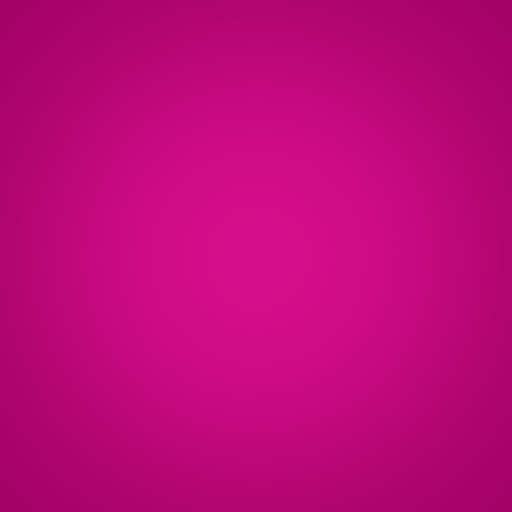
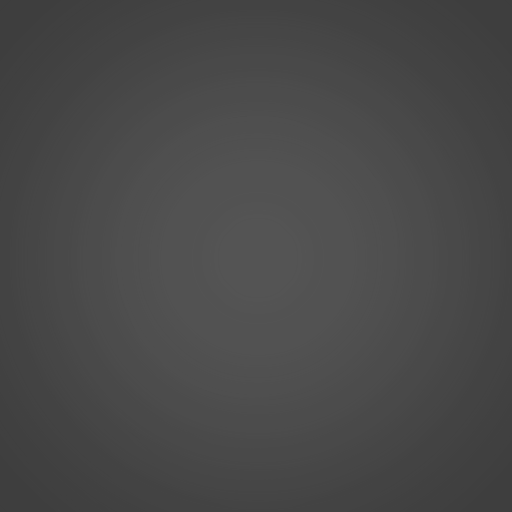
Layered file, before and after one edit (512px x 512px). Changes by layer:
removed layer "Layer 1" over box(0, 0, 512, 512)
removed layer "Background" over box(0, 0, 512, 512)
